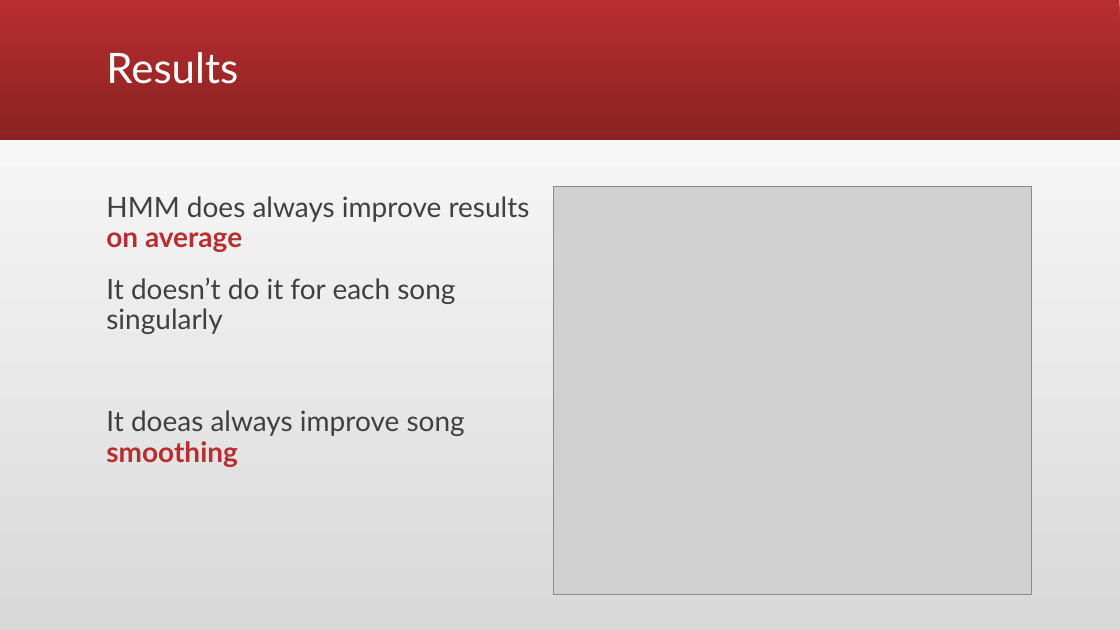
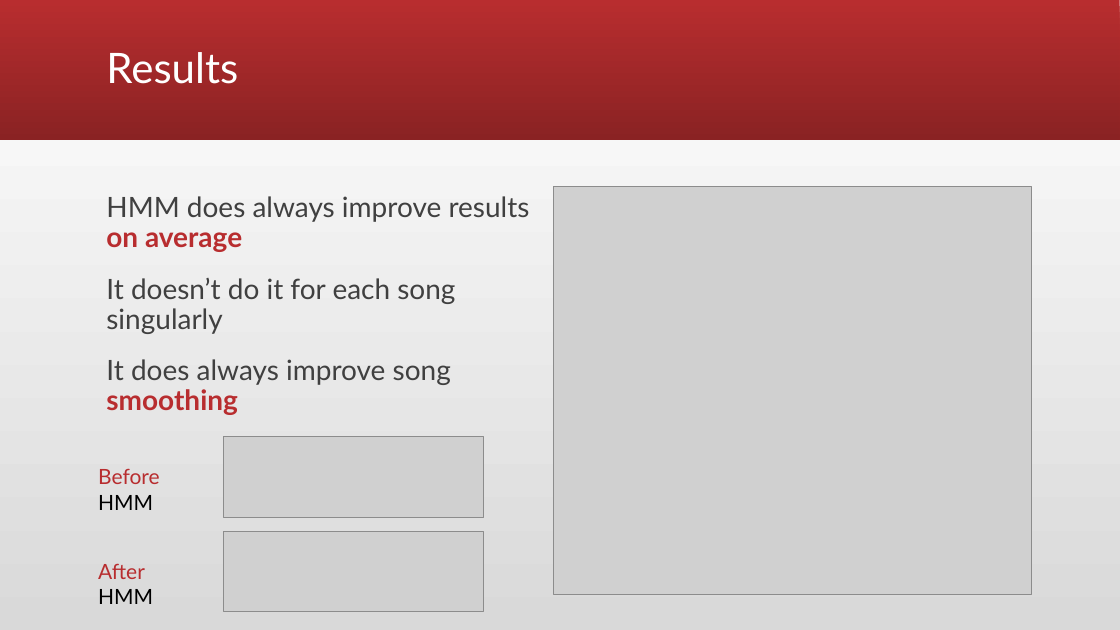
Before and after one commit to mattia-lecci/DSAP_Project, a slide deck: slide 20 of Final Presentation/finalpresentation.pptx. Drawn at 1120x630 pixels with LibreOffice and Linux fonts; fonts in the diff are those of the drawing; grey boxes stand for pictures. Boxes give left, top, right and bottom in pixels: in the first picture for what was removed or moved away, otherwise in the second. Text is boxed around its words. In the diff, an @@ line names an element or a change of style, - is before the commit and + after.

Commit message:
Added 2nd experiment results in slides

```diff
--- a/Final Presentation/finalpresentation.pptx
+++ b/Final Presentation/finalpresentation.pptx
@@ text at bbox=[106, 359, 451, 415]: text changed @@
-It doeas always improve song smoothing
+It does always improve song smoothing
@@ picture added at bbox=[223, 437, 483, 518] @@
@@ text added at bbox=[98, 469, 160, 510], 18 pt, text #B82D2F @@
+Before HMM
@@ picture added at bbox=[223, 532, 483, 613] @@
@@ text added at bbox=[98, 564, 153, 604], 18 pt, text #B82D2F @@
+After HMM
```
